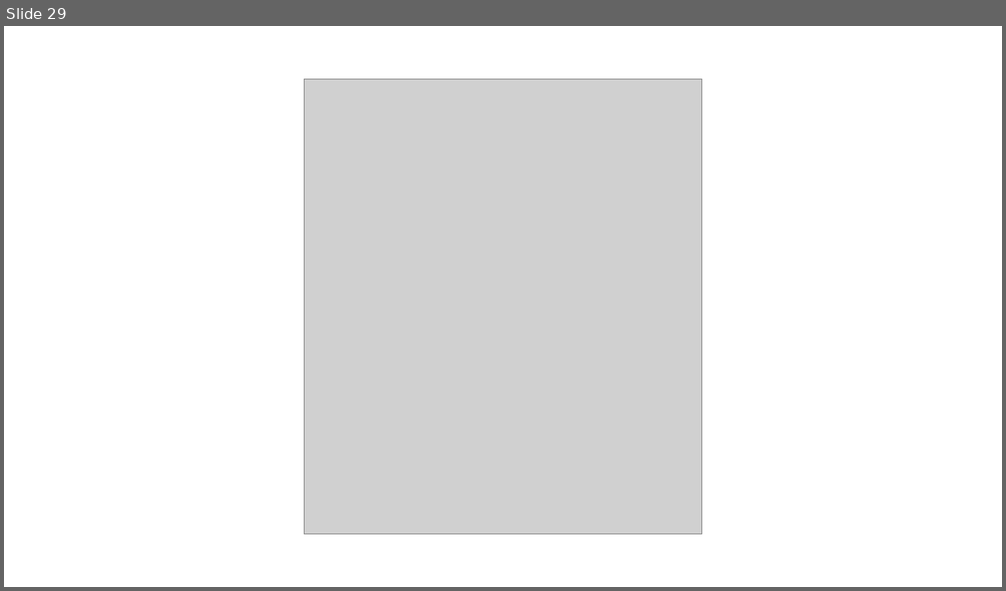
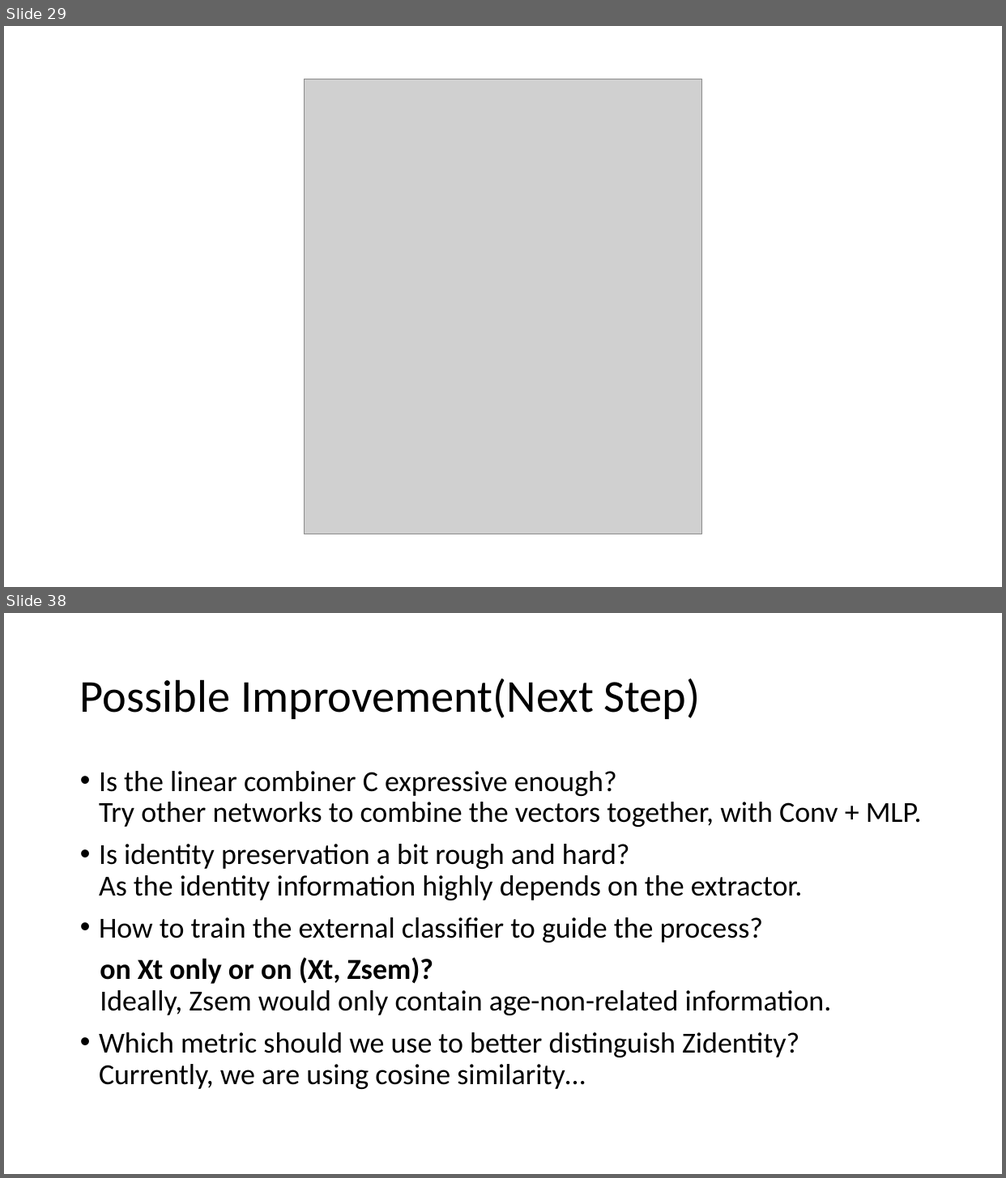
Before and after one commit to Z1hanW/Z1hanW.github.io, a slide deck: img/headers/Presentation_During_Meeting [Auto-saved].pptx. Shown one above the other, each under a label of ours: slide 29 before the commit, slides 29 and 38 after it; the slides between them are not shown. The pictures are 1006x591 and 1006x1178 pixels, drawn with LibreOffice and Linux fonts; fonts in the diff are those of the drawing; grey boxes stand for pictures. Boxes give left, top, right and bottom in pixels: in the first picture for what was removed or moved away, otherwise in the second. Text is boxed around its words. In the diff, an @@ line names an element or a change of style, - is before the commit and + after.

```diff
--- a/img/headers/Presentation_During_Meeting [Auto-saved].pptx
+++ b/img/headers/Presentation_During_Meeting [Auto-saved].pptx
@@ slide 38 added at box(4, 613, 1002, 1174), background #FFFFFF @@
@@ title added at box(80, 679, 701, 719), 44 pt, text #000000 @@
+Possible Improvement(Next Step)
@@ text added at box(99, 771, 922, 1089), 28 pt, text #000000 @@
+• Is the linear combiner C expressive enough?
+  Try other networks to combine the vectors together, with Conv + MLP.
+• Is identity preservation a bit rough and hard?
+  As the identity information highly depends on the extractor.
+• How to train the external classifier to guide the process?
+on Xt only or on (Xt, Zsem)?
+Ideally, Zsem would only contain age-non-related information.
+• Which metric should we use to better distinguish Zidentity?
+  Currently, we are using cosine similarity…
```
Also in this commit, not shown: 8 other slides added, 4 other files.
